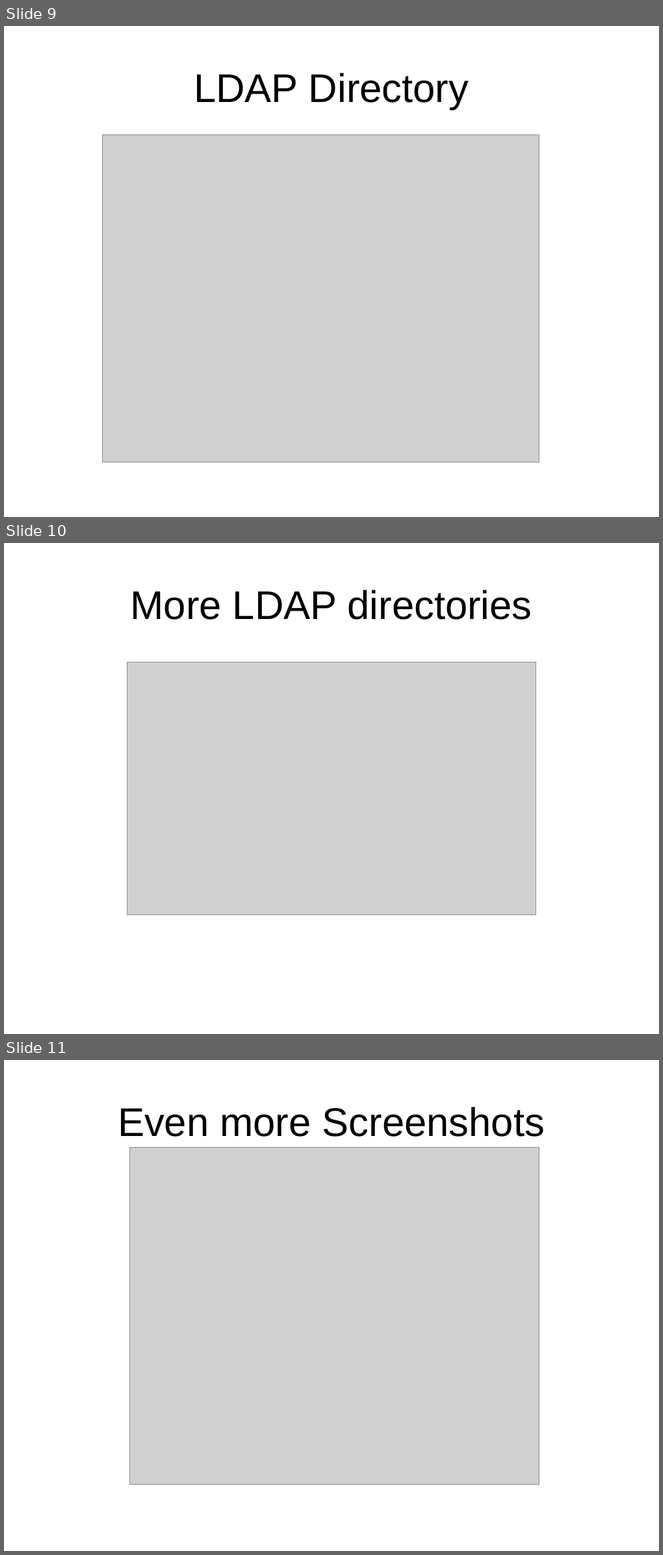
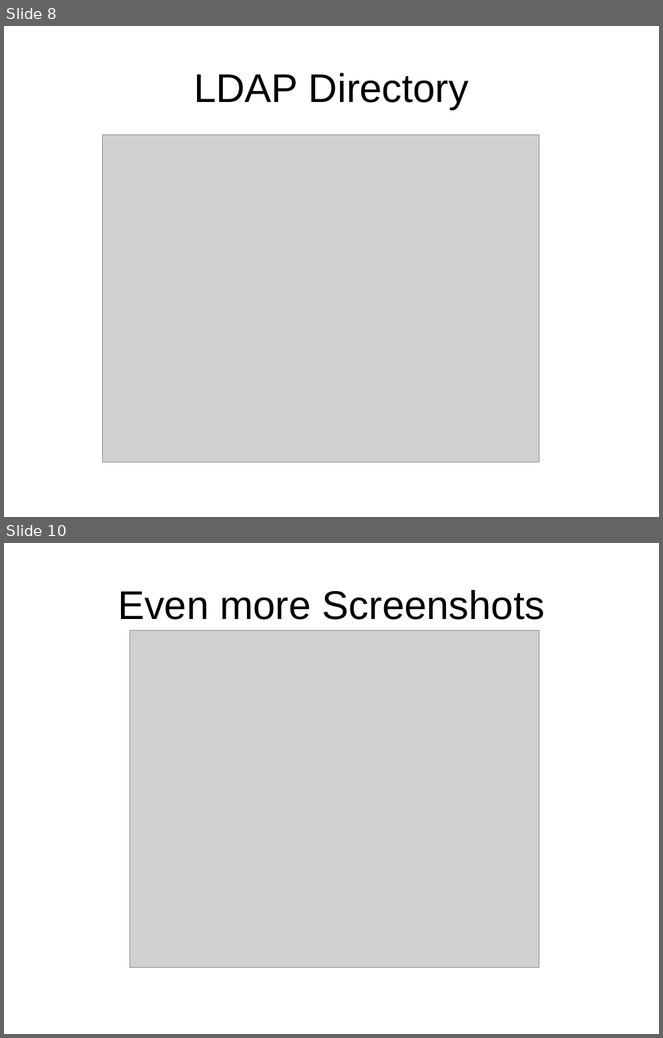
Before and after one commit to LIPHP/LDAP-Talk, a slide deck: Docs/LIPHP-Using LDAP with PHP.ppt. Shown one above the other, each under a label of ours: slides 9, 10 and 11 before the commit, slides 8 and 10 after it; the slides between them are not shown. The pictures are 663x1555 and 663x1038 pixels, drawn with LibreOffice and Linux fonts; fonts in the diff are those of the drawing; grey boxes stand for pictures. Boxes give left, top, right and bottom in pixels: in the first picture for what was removed or moved away, otherwise in the second. Text is boxed around its words. In the diff, an @@ line names an element or a change of style, - is before the commit and + after.

```diff
--- a/Docs/LIPHP-Using LDAP with PHP.ppt
+++ b/Docs/LIPHP-Using LDAP with PHP.ppt
@@ slide 10 removed at (4, 543, 659, 1034), background #FFFFFF @@
@@ title removed at (130, 590, 532, 620) @@
-More LDAP directories
@@ picture removed at (128, 662, 537, 915) @@
@@ what was slide 9 is now slide 8 @@
@@ what was slide 11 is now slide 10 @@
```
Also in this commit, not shown: 15 slides changed, 3 slides added, 1 other slide removed.
